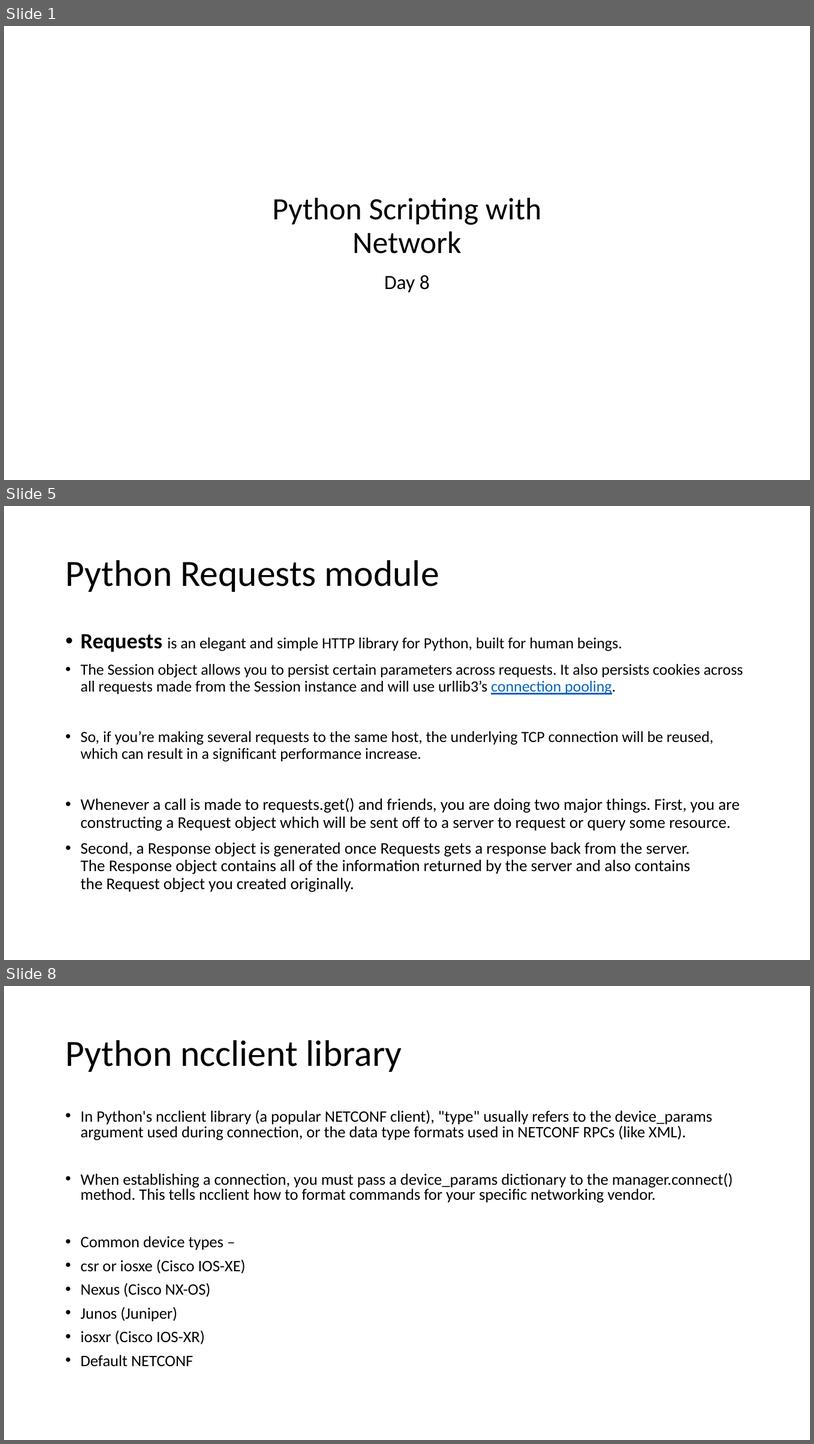
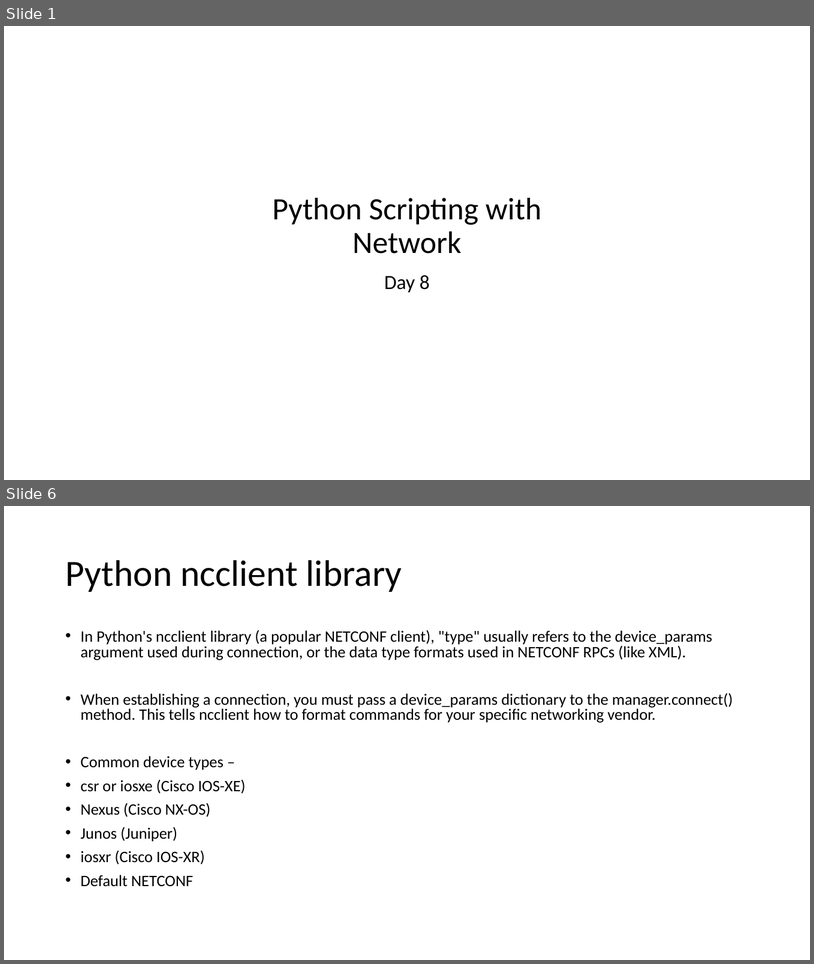
Before and after one commit to imcuteani/Python-Network-Automation, a slide deck: Slides/Day-8/Python Scripting for Networking - Day 8.pptx. Shown one above the other, each under a label of ours: slides 1, 5 and 8 before the commit, slides 1 and 6 after it; the slides between them are not shown. The pictures are 814x1444 and 814x964 pixels, drawn with LibreOffice and Linux fonts; fonts in the diff are those of the drawing; background and template pictures are left out. Boxes give left, top, right and bottom in pixels: in the first picture for what was removed or moved away, otherwise in the second. Text is boxed around its words. In the diff, an @@ line names an element or a change of style, - is before the commit and + after.

```diff
--- a/Slides/Day-8/Python Scripting for Networking - Day 8.pptx
+++ b/Slides/Day-8/Python Scripting for Networking - Day 8.pptx
@@ slide 5 removed at <box>4,506,810,960</box>, background #FFFFFF @@
@@ title removed at <box>65,560,440,592</box> @@
-Python Requests module
@@ text removed at <box>81,634,744,892</box> @@
-• Requests is an elegant and simple HTTP library for Python, built for human beings.
-• The Session object allows you to persist certain parameters across requests. It also persists cookies across all requests made from the Session instance and will use urllib3’s connection pooling.
-• So, if you’re making several requests to the same host, the underlying TCP connection will be reused, which can result in a significant performance increase.
-• Whenever a call is made to requests.get() and friends, you are doing two major things. First, you are constructing a Request object which will be sent off to a server to request or query some resource.
-• Second, a Response object is generated once Requests gets a response back from the server. The Response object contains all of the information returned by the server and also contains the Request object you created originally.
@@ what was slide 8 is now slide 6 @@
```
Also in this commit, not shown: 1 slide changed, 3 slides added, 4 other slides removed, 1 other file.
